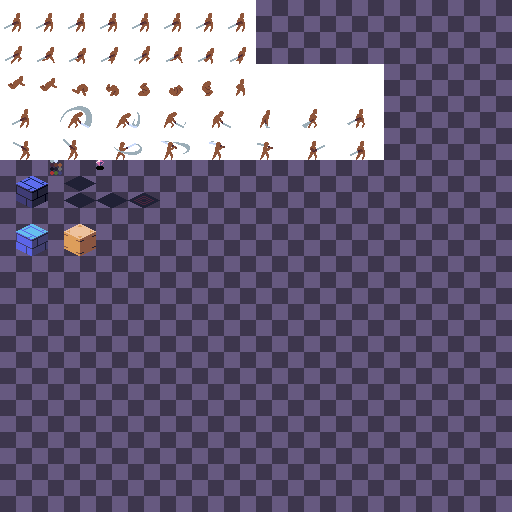
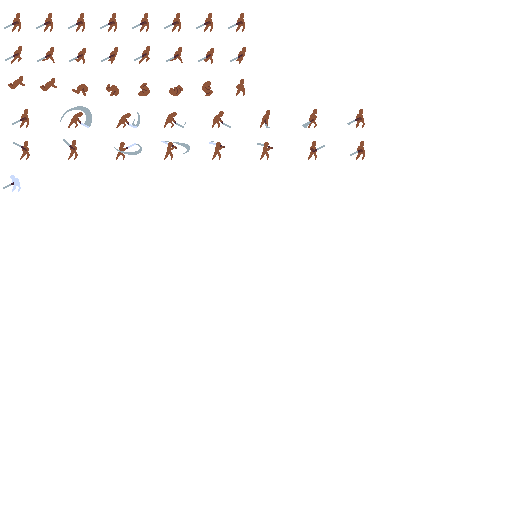
Revision of a layered 512 × 512 image; what changed, layer by layer:
added layer "Layer 3" above "Слой 1" over [3, 13, 365, 192]
hid "Слой 1", painted on it over [0, 0, 512, 512]
